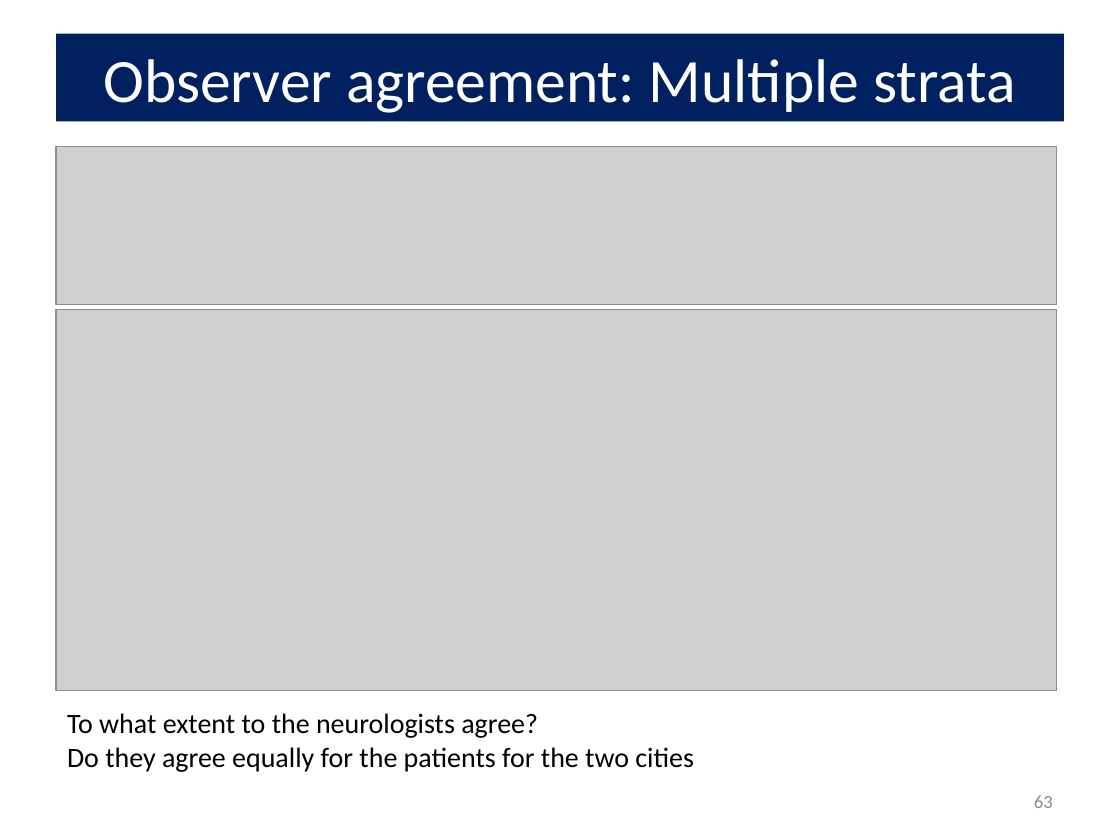
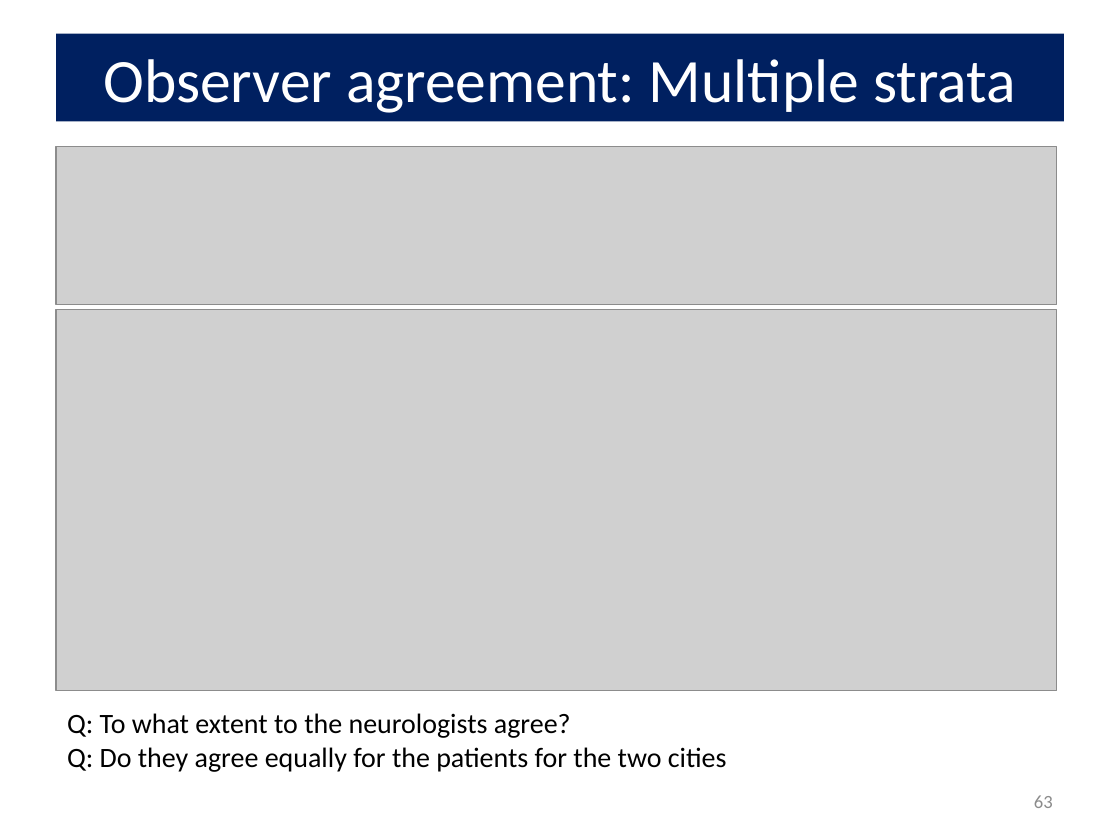
Before and after one commit to friendly/psy6136, a slide deck: slide 63 of docs/lectures/03-Twoway1.pptx. Drawn at 1120x840 pixels with LibreOffice and Linux fonts; fonts in the diff are those of the drawing; grey boxes stand for pictures. Boxes give left, top, right and bottom in pixels: in the first picture for what was removed or moved away, otherwise in the second. Text is boxed around its words. In the diff, an @@ line names an element or a change of style, - is before the commit and + after.

```diff
--- a/docs/lectures/03-Twoway1.pptx
+++ b/docs/lectures/03-Twoway1.pptx
@@ text at (67,713,727,772): text changed @@
-To what extent to the neurologists agree?
-Do they agree equally for the patients for the two cities
+Q: To what extent to the neurologists agree?
+Q: Do they agree equally for the patients for the two cities
```
Also in this commit, not shown: 3 other slides changed, 16 other files.
